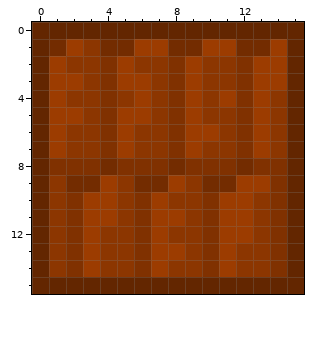
Pixel-art sprite, stored at public/images/ui/inventory/inv_roof.png. Above is the file before it was changed.
The file is 32x32 pixels, drawn in blocks of 2x2; one block is one cell here.
After the commit:
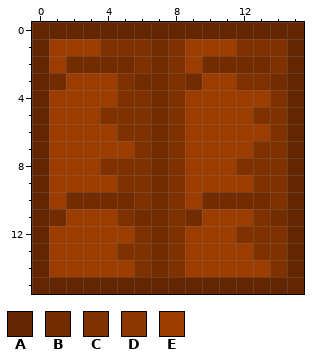
Palette (. is transparent): A #632600  B #732c00  C #803100  D #8c3600  E #9c3c00
Author's note on the commit: More objects to place; Roof sprite finished
The edit:
@@ x 0..15 @@
  0 AAAAAAAAAAAAAAAA
- 1 ABEDBBEEBBEEBBEA
- 2 AEDDCEDDCEDDCEEA
- 3 AEEDCEEDCEDDCEEA
- 4 AEDDCDEDCEDECEDA
- 5 AEEDCEEDCEDDCEDA
- 6 AEDDCEDDCEEDCEDA
- 7 AEDDCEDDCEDDCEDA
- 8 ACCCBCCCBCCCBCCA
- 9 ADBBEDBBEDBBEECA
-10 ADCEEDCEDDCEEDCA
-11 ADCEEDCEEDCEEDCA
-12 ADCEDDCEDDCEEDCA
-13 ADCEDDCEEDCEDDCA
-14 ADCEDDCEDDCEDDCA
+ 1 AEEECCCBCEEECCCA
+ 2 AEBBBBCBCEBBBBCA
+ 3 ABEEECBBCBEECCBA
+ 4 AEEEECCBCEEEEECA
+ 5 AEEECCCBCEEEECCA
+ 6 AEEEECCBCEEEEECA
+ 7 AEEEEECBCEEEECCA
+ 8 AEEECCCBCEEECCCA
+ 9 AEEEECCBCEEEECCA
+10 AEBBBBCBCEBBBBCA
+11 ABEEECBBCBEEECBA
+12 AEEEEECBCEEECCCA
+13 AEEEECCBCEEEECCA
+14 AEEEEECBCEEEEECA
 15 AAAAAAAAAAAAAAAA
Boxes around the changes in both pictures, in picture pixels (x1, y1, x2, y2):
changed: (49, 39, 287, 277)
